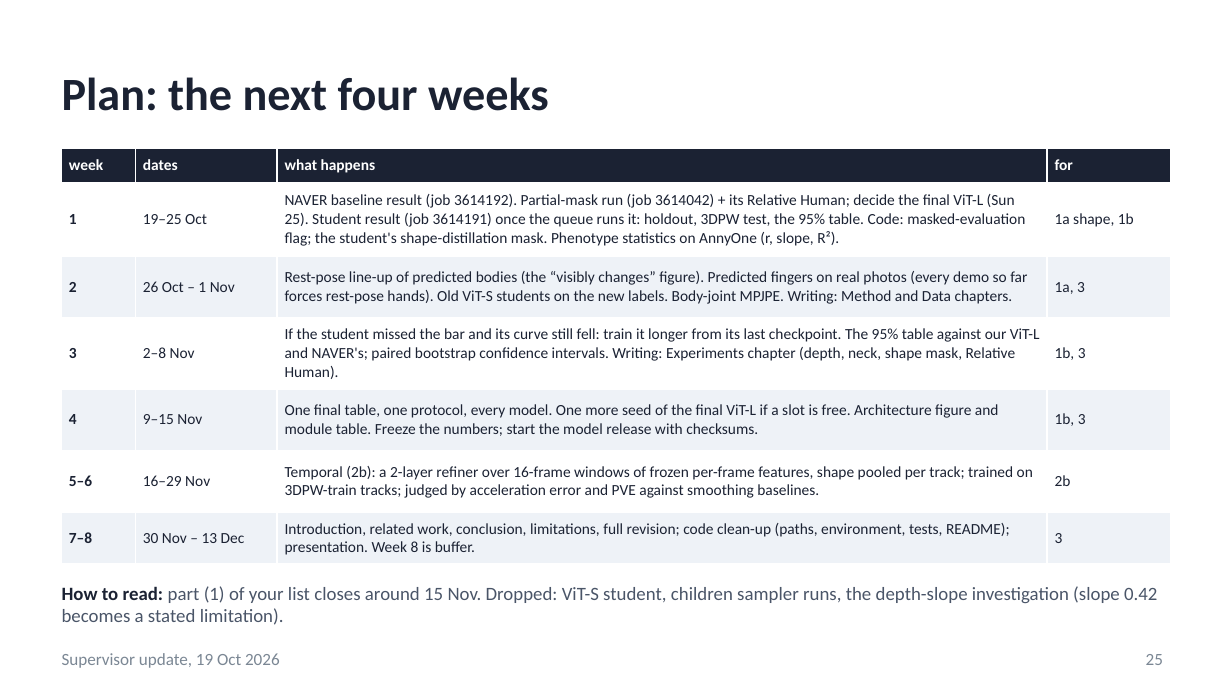
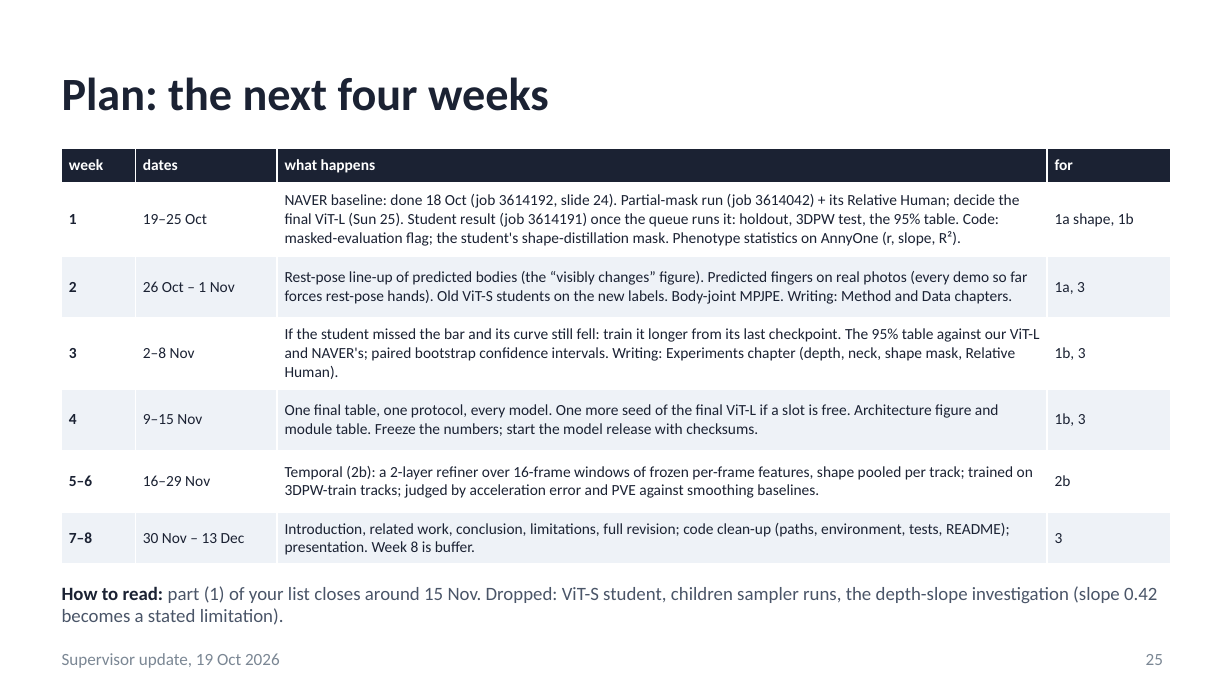
Before and after one commit to saadnajib/Multi-Person-Whole-Body-Human-Mesh-Recovery-in-a-Single-Shot-with-Annyone-dataset-and-3dpw-dataset, a slide deck: slide 25 of docs/supervisor_update_2026-10-19.pptx. Drawn at 1232x693 pixels with LibreOffice and Linux fonts; fonts in the diff are those of the drawing. Boxes give left, top, right and bottom in pixels: in the first picture for what was removed or moved away, otherwise in the second. Text is boxed around its words. In the diff, an @@ line names an element or a change of style, - is before the commit and + after.

```diff
--- a/docs/supervisor_update_2026-10-19.pptx
+++ b/docs/supervisor_update_2026-10-19.pptx
@@ table at <box>62,148,1170,559</box> @@
-row 2, column 3: NAVER baseline result (job 3614192). Partial-mask run (job 3614042) + its Relative Human; decide the final ViT-L (Sun 25). Student result (job 3614191) once the queue runs it: holdout, 3DPW test, the 95% table. Code: masked-evaluation flag; the student's shape-distillation mask. Phenotype statistics on AnnyOne (r, slope, R²).
+row 2, column 3: NAVER baseline: done 18 Oct (job 3614192, slide 24). Partial-mask run (job 3614042) + its Relative Human; decide the final ViT-L (Sun 25). Student result (job 3614191) once the queue runs it: holdout, 3DPW test, the 95% table. Code: masked-evaluation flag; the student's shape-distillation mask. Phenotype statistics on AnnyOne (r, slope, R²).
```
Also in this commit, not shown: 5 other slides changed, 6 other files.
